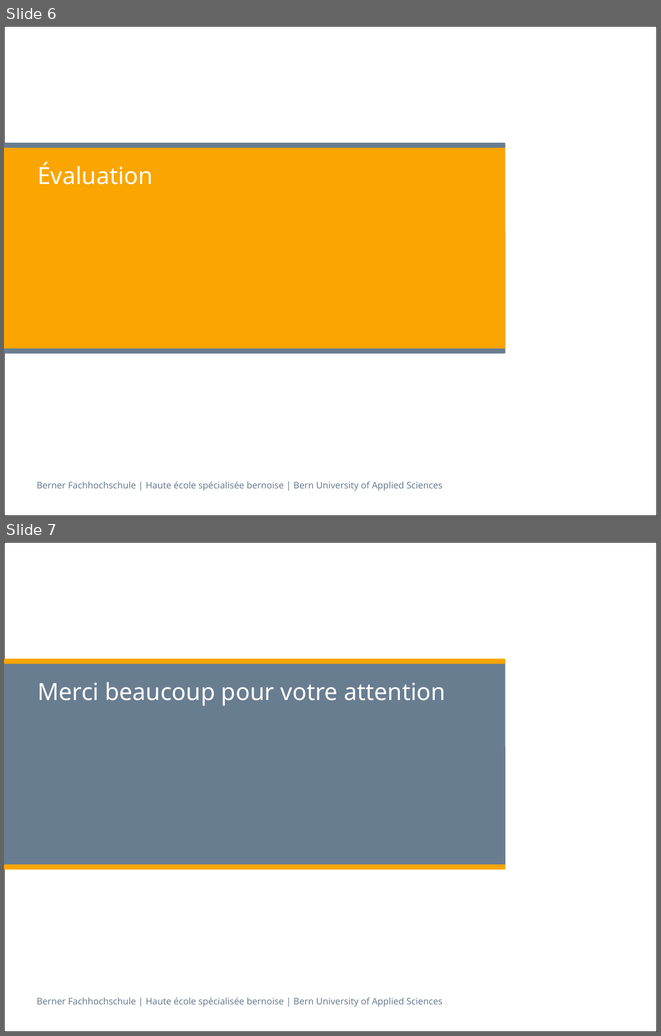
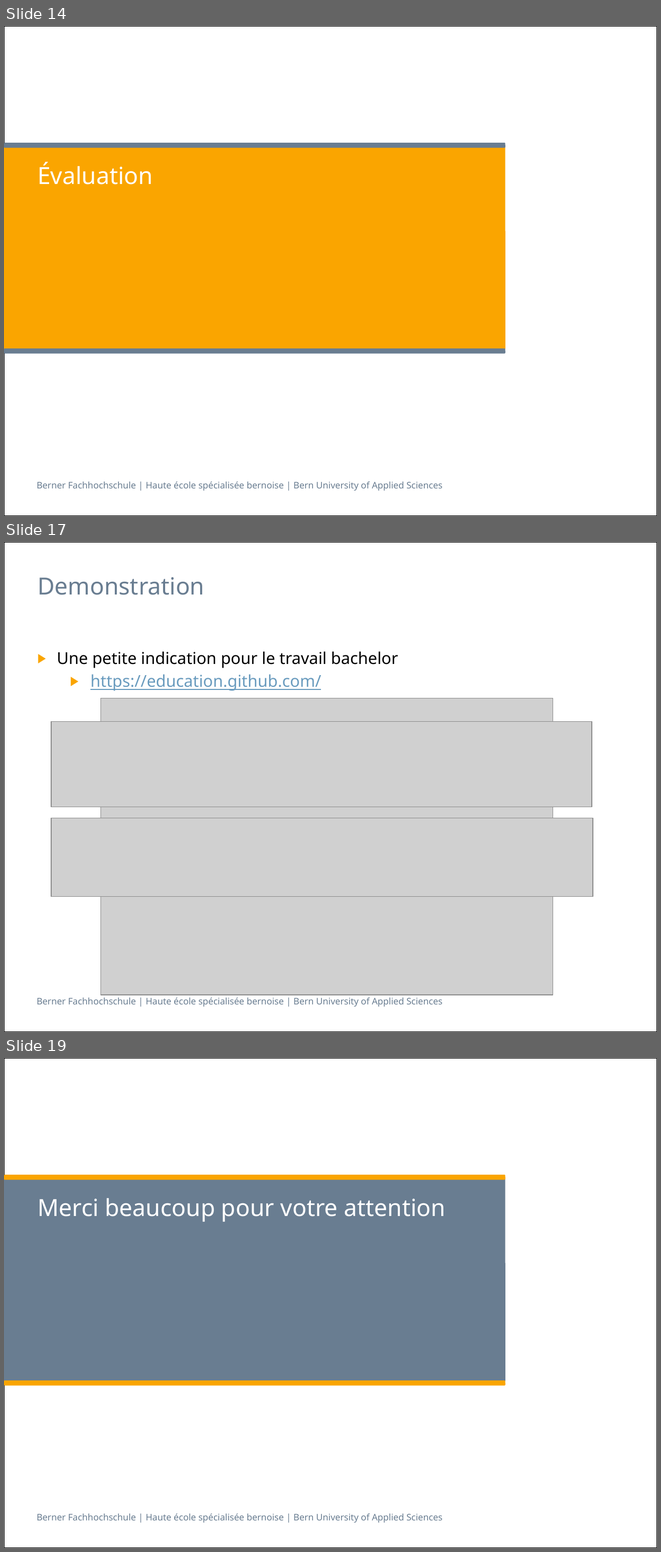
Before and after one commit to h3ll5ur7er/InfoSeminar, a slide deck: continuousIntegration/Infseminar_IntegrationContinue_aescd5.pptx. Shown one above the other, each under a label of ours: slides 6 and 7 before the commit, slides 14, 17 and 19 after it; the slides between them are not shown. The pictures are 661x1036 and 661x1552 pixels, drawn with LibreOffice and Linux fonts; fonts in the diff are those of the drawing; grey boxes stand for pictures. Boxes give left, top, right and bottom in pixels: in the first picture for what was removed or moved away, otherwise in the second. Text is boxed around its words. In the diff, an @@ line names an element or a change of style, - is before the commit and + after.

```diff
--- a/continuousIntegration/Infseminar_IntegrationContinue_aescd5.pptx
+++ b/continuousIntegration/Infseminar_IntegrationContinue_aescd5.pptx
@@ slide 17 added at <box>4,542,657,1032</box>, background #FFFFFF; not listed: 2 template elements that a slide beside it also shows @@
@@ title added at <box>37,577,204,595</box>, 26 pt, text #697D91 @@
+Demonstration
@@ text added at <box>57,651,398,691</box>, 18 pt, text #000000 @@
+▶ Une petite indication pour le travail bachelor
+  ▶ https://education.github.com/
@@ picture added at <box>100,698,553,995</box> @@
@@ picture added at <box>51,722,592,807</box> @@
@@ picture added at <box>51,818,593,897</box> @@
@@ what was slide 6 is now slide 14 @@
@@ what was slide 7 is now slide 19 @@
```
Also in this commit, not shown: 2 slides changed, 11 other slides added.
